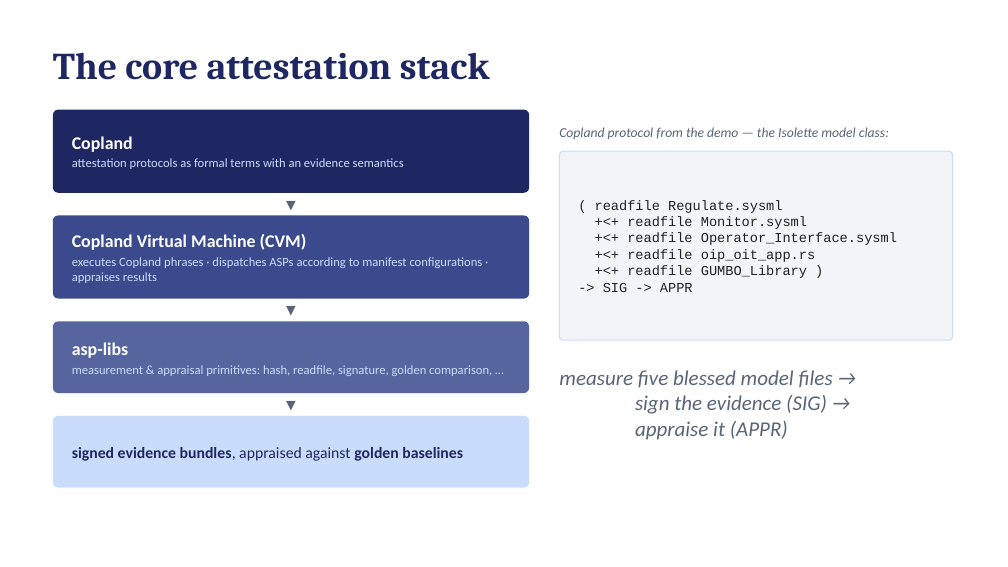
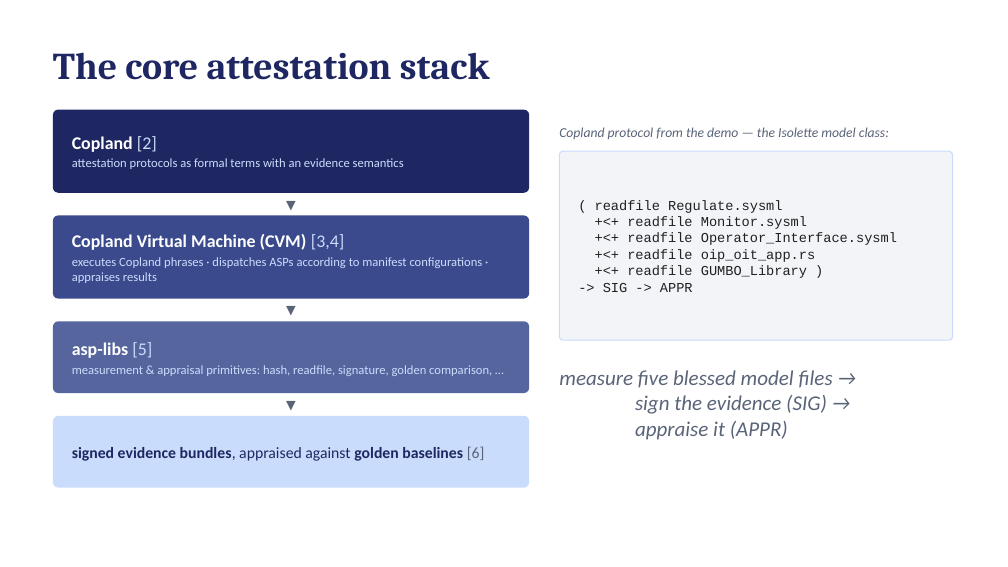
Before and after one commit to ku-sldg/pybb, a slide deck: slide 4 of docs/video_slides_draft.pptx. Drawn at 1008x567 pixels with LibreOffice and Linux fonts; fonts in the diff are those of the drawing. Boxes give left, top, right and bottom in pixels: in the first picture for what was removed or moved away, otherwise in the second. Text is boxed around its words. In the diff, an @@ line names an element or a change of style, - is before the commit and + after.

```diff
--- a/docs/video_slides_draft.pptx
+++ b/docs/video_slides_draft.pptx
@@ text at (x1=72, y1=136, x2=157, y2=152): text changed @@
-Copland
+Copland [2]
@@ text at (x1=72, y1=234, x2=345, y2=250): text changed @@
-Copland Virtual Machine (CVM)
+Copland Virtual Machine (CVM) [3,4]
@@ text at (x1=72, y1=342, x2=152, y2=358): text changed @@
-asp-libs
+asp-libs [5]
@@ text at (x1=72, y1=446, x2=485, y2=461): text changed @@
-signed evidence bundles, appraised against golden baselines
+signed evidence bundles, appraised against golden baselines [6]
```
Also in this commit, not shown: 10 other slides changed, 2 other files.
